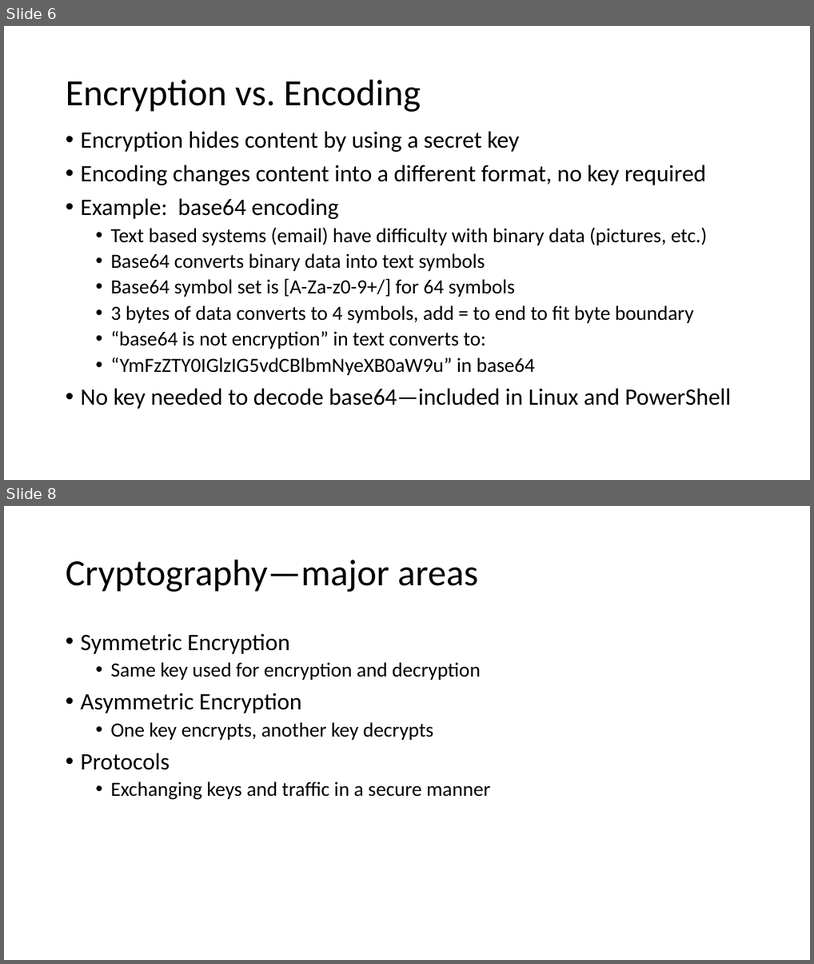
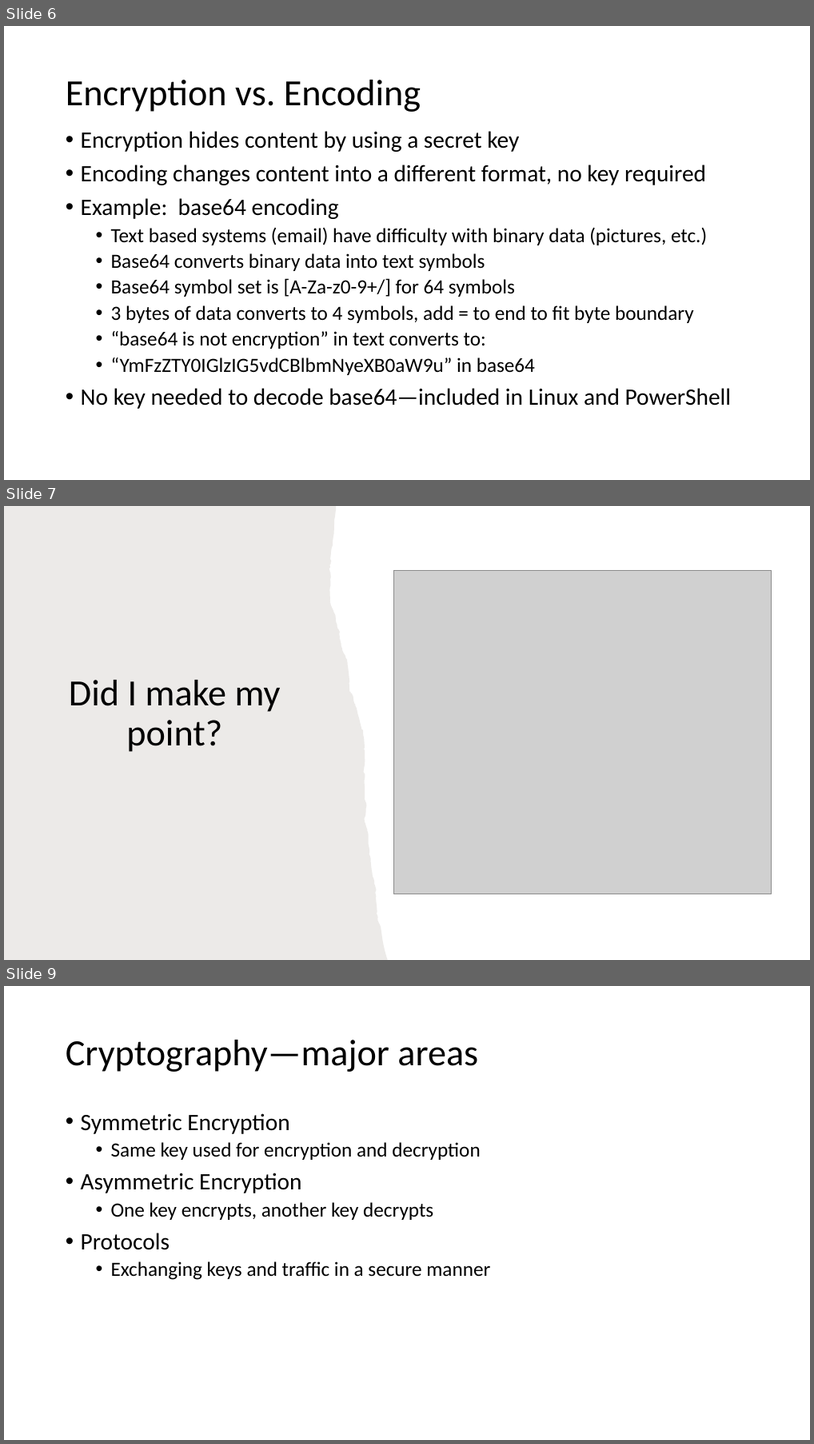
Before and after one commit to john-r2/CyberSec-Modules, a slide deck: 6.Crypto/Cryptology1-Terms-Concepts.pptx. Shown one above the other, each under a label of ours: slides 6 and 8 before the commit, slides 6, 7 and 9 after it; the slides between them are not shown. The pictures are 814x964 and 814x1444 pixels, drawn with LibreOffice and Linux fonts; fonts in the diff are those of the drawing; grey boxes stand for pictures. Boxes give left, top, right and bottom in pixels: in the first picture for what was removed or moved away, otherwise in the second. Text is boxed around its words. In the diff, an @@ line names an element or a change of style, - is before the commit and + after.

```diff
--- a/6.Crypto/Cryptology1-Terms-Concepts.pptx
+++ b/6.Crypto/Cryptology1-Terms-Concepts.pptx
@@ slide 7 added at [4,506,810,960], background #FFFFFF @@
@@ freeform shape added at [4,506,388,960], fill #82766A at 15% opacity @@
@@ picture added at [394,570,772,893] @@
@@ title added at [69,680,281,752], 44 pt, text #000000 @@
+Did I make my point?
@@ what was slide 8 is now slide 9 @@
```
Also in this commit, not shown: 1 slide changed, 13 other files.
